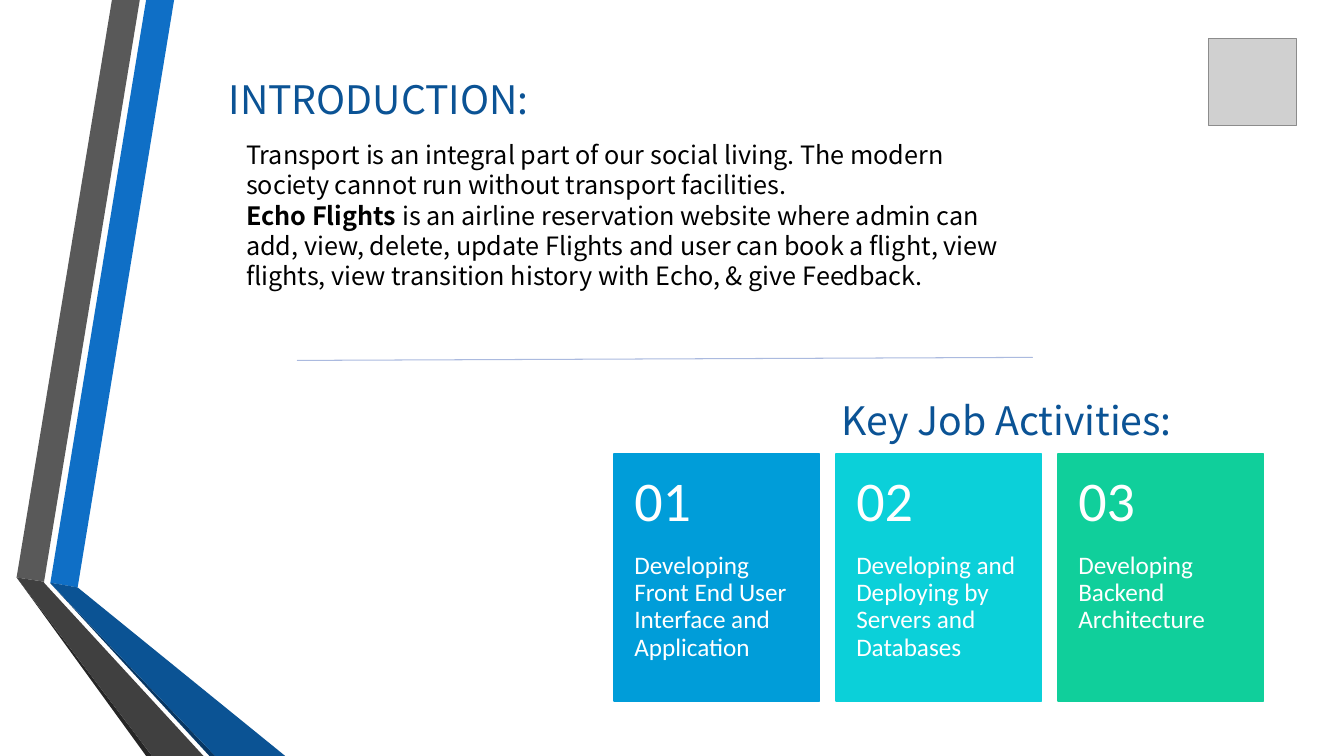
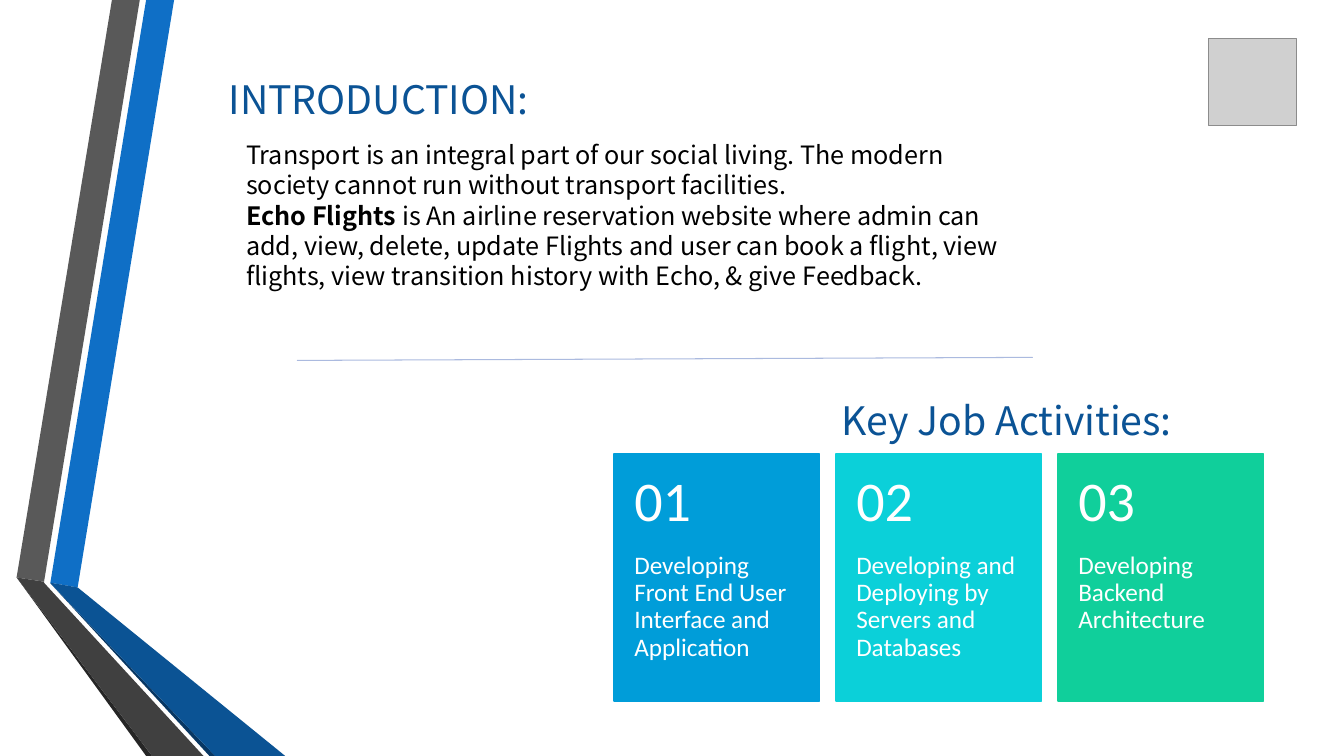
Before and after one commit to vikasdhiman0635/Airline_Reservation, a slide deck: slide 2 of Document/EchoFlightsPPT.pptx. Drawn at 1344x756 pixels with LibreOffice and Linux fonts; fonts in the diff are those of the drawing; grey boxes stand for pictures; background and template pictures are left out. Boxes give left, top, right and bottom in pixels: in the first picture for what was removed or moved away, otherwise in the second. Text is boxed around its words. In the diff, an @@ line names an element or a change of style, - is before the commit and + after.

```diff
--- a/Document/EchoFlightsPPT.pptx
+++ b/Document/EchoFlightsPPT.pptx
@@ text at <box>246,199,998,291</box>: text changed @@
-Echo Flights is an airline reservation website where admin can add, view, delete, update Flights and user can book a flight, view flights, view transition history with Echo, & give Feedback.
+Echo Flights is An airline reservation website where admin can add, view, delete, update Flights and user can book a flight, view flights, view transition history with Echo, & give Feedback.
```
Also in this commit, not shown: 7 other slides changed, 2 slides added, 1 slide removed, 9 other files.
